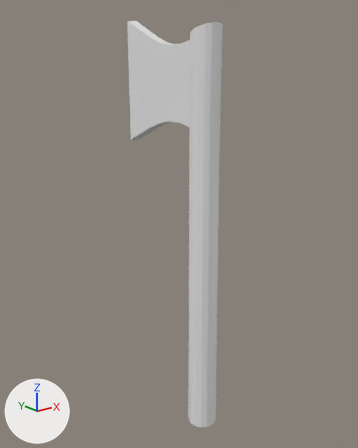
The Blender file gee-em-tee-kay-2020/Assets/Models/Axe.blend, before and after one commit.
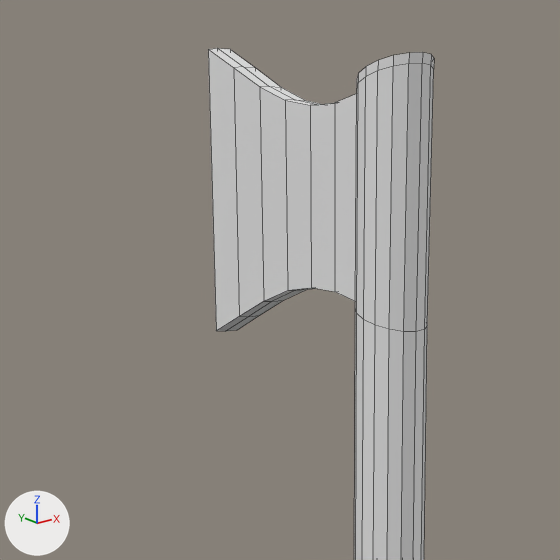
There are two pictures of each version: one whole from a 50 mm camera at (-3.21, -3.55, 2.4) aimed at (-0.01, 0.46, 0.8), one close up on the part from 11% to 77% of the width and 0% to 53% of the height. The lights are fixed; the arrows at lower left show +X, +Y and +Z. The close-ups show mesh edges as thin lines.

Objects in the first close-up: 'Axe'.
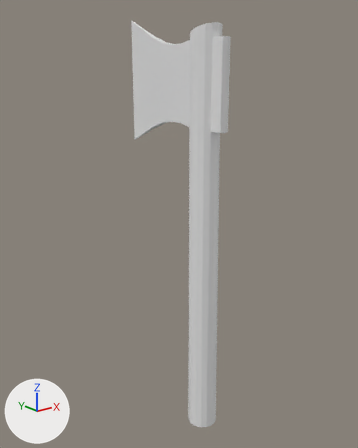
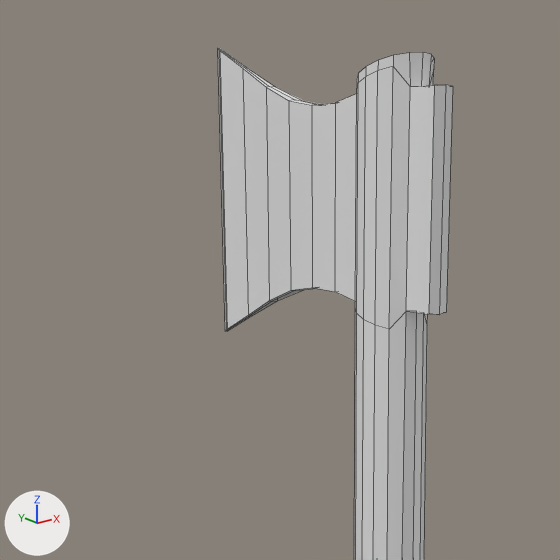
What differs and where, as boxes (x1, y1, x2, y2) in the close-ups (560 x 560 px; the box of a moved part takes in the faces that stretch with it):
'Axe', reshaped: before (208, 48, 434, 560); after (218, 48, 453, 560)
part 1 of me_cylinder, built on: before (387, 52, 434, 560); after (387, 52, 453, 560)
part 2 of me_cylinder, moved or reshaped: before (208, 48, 335, 331); after (218, 48, 335, 331)

The change in detail:
me_cylinder has 100 vertices, 86 faces and spans x -1.0..1.0, y -1.0..7.84, z -1.0..1.02.
me_cylinder is used by ob_axe; location (-0.05, -0.018, 0.735); scale (0.157, 0.157, 2.12).
Verts and faces of me_cylinder; kept vertices keep their numbers, new ones are numbered from 100.
Before the commit, vertices of me_cylinder: 39 (0.35, -0.69, 0.49) at pixel (424, 329), 40 (0.0, -0.77, 0.49) at pixel (416, 331), 41 (-0.35, -0.69, 0.49) at pixel (403, 331), 55 (0.35, -0.69, 0.95) at pixel (430, 65), 56 (0.0, -0.77, 0.95) at pixel (422, 63).
Before the commit, vertices of me_cylinder: 57 (-0.35, -0.69, 0.95) at pixel (408, 63).
Before the commit, vertices of me_cylinder: 64 (0.38, 7.76, 1.01) at pixel (230, 49), 65 (0.38, 7.76, 0.42) at pixel (236, 330), 66 (-0.38, 7.76, 1.01) at pixel (208, 49), 67 (-0.38, 7.76, 0.42) at pixel (216, 330), 75 (-0.37, 6.51, 0.97) at pixel (233, 67).
Before the commit, vertices of me_cylinder: 76 (-0.36, 5.29, 0.93) at pixel (259, 86), 77 (-0.35, 4.15, 0.9) at pixel (285, 100), 78 (-0.34, 3.09, 0.89) at pixel (310, 105), 80 (-0.37, 6.51, 0.47) at pixel (239, 316), 81 (-0.36, 5.29, 0.51) at pixel (263, 301).
Before the commit, vertices of me_cylinder: 82 (-0.35, 4.15, 0.53) at pixel (287, 290), 83 (-0.34, 3.09, 0.55) at pixel (311, 287), 90 (0.37, 6.51, 0.46) at pixel (259, 315), 91 (0.36, 5.29, 0.5) at pixel (283, 300), 92 (0.35, 4.15, 0.53) at pixel (307, 289).
Before the commit, vertices of me_cylinder: 93 (0.34, 3.09, 0.55), 95 (0.37, 6.51, 0.97) at pixel (255, 67), 96 (0.36, 5.29, 0.93) at pixel (281, 87), 97 (0.35, 4.15, 0.9) at pixel (306, 100), 98 (0.34, 3.09, 0.89).
Part 1, on me_cylinder:
Faces deleted: (40, 56, 57, 41), (39, 55, 56, 40).
Vertex 39 moves to (0.3, -0.7, 0.53).
Vertex 40 moves to (0.0, -0.76, 0.52).
Vertex 41 moves to (-0.3, -0.7, 0.53), pixel (406, 311).
Vertex 55 moves to (0.3, -0.7, 0.91).
Vertex 56 moves to (0.0, -0.76, 0.91), pixel (421, 86).
Vertex 57 moves to (-0.3, -0.7, 0.91), pixel (410, 86).
New vertices 100 to 105 stand at vertices 39, 40, 41, 55, 56, 57, in that order, plus (0.0, -0.82, 0.0).
New faces: (56, 57, 105, 104), (39, 100, 101, 40), (101, 104, 105, 102), (100, 103, 104, 101), (41, 102, 105, 57), (39, 55, 103, 100).
New faces: (55, 56, 104, 103), (40, 101, 102, 41).
Part 2, on me_cylinder:
Vertex 64 moves to (0.02, 7.76, 1.01), pixel (219, 48).
Vertex 65 moves to (0.02, 7.76, 0.42), pixel (227, 331).
Vertex 66 moves to (-0.02, 7.76, 1.01), pixel (218, 49).
Vertex 67 moves to (-0.02, 7.76, 0.42), pixel (226, 329).
Vertex 75 moves to (-0.06, 6.51, 0.97), pixel (242, 68).
Vertex 80 moves to (-0.06, 6.51, 0.47), pixel (248, 315).
Vertex 76 moves to (-0.15, 5.29, 0.93), pixel (266, 87).
Vertex 81 moves to (-0.15, 5.29, 0.51), pixel (269, 300).
Vertex 77 moves to (-0.24, 4.15, 0.9), pixel (288, 100).
Vertex 82 moves to (-0.24, 4.15, 0.53), pixel (290, 290).
Vertex 78 moves to (-0.3, 3.09, 0.89), pixel (311, 105).
Vertex 83 moves to (-0.3, 3.09, 0.55), pixel (312, 287).
Vertex 90 moves to (0.06, 6.51, 0.46), pixel (251, 316).
Vertex 95 moves to (0.06, 6.51, 0.97), pixel (246, 67).
Vertex 91 moves to (0.15, 5.29, 0.5), pixel (277, 300).
Vertex 96 moves to (0.15, 5.29, 0.93), pixel (275, 86).
Vertex 92 moves to (0.24, 4.15, 0.53), pixel (304, 289).
Vertex 97 moves to (0.24, 4.15, 0.9), pixel (302, 100).
Vertex 93 moves to (0.3, 3.09, 0.55).
Vertex 98 moves to (0.3, 3.09, 0.89).
